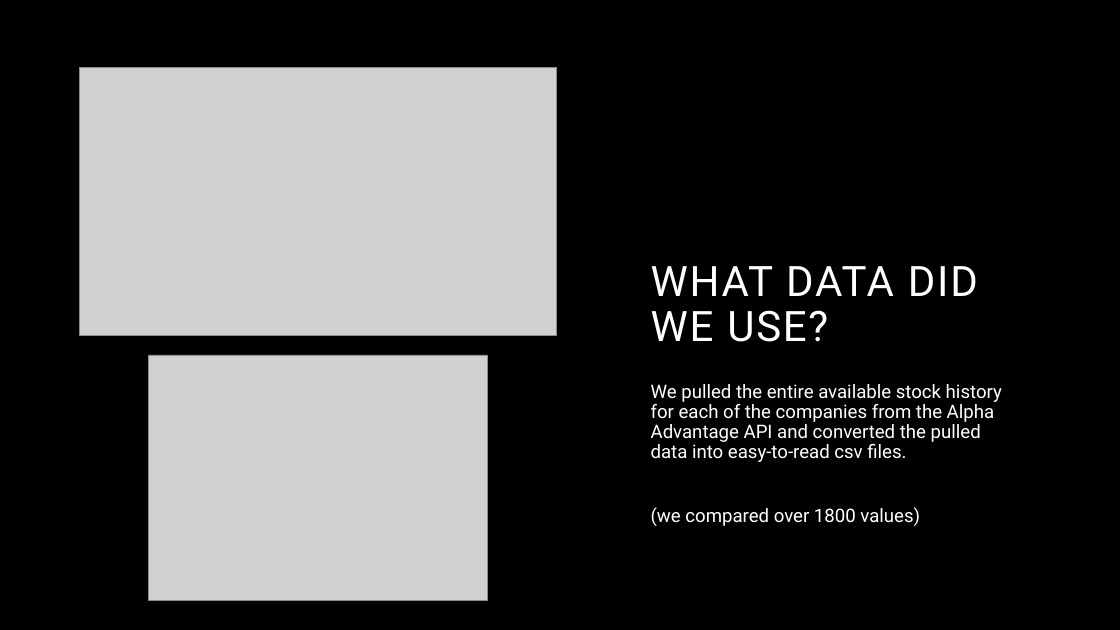
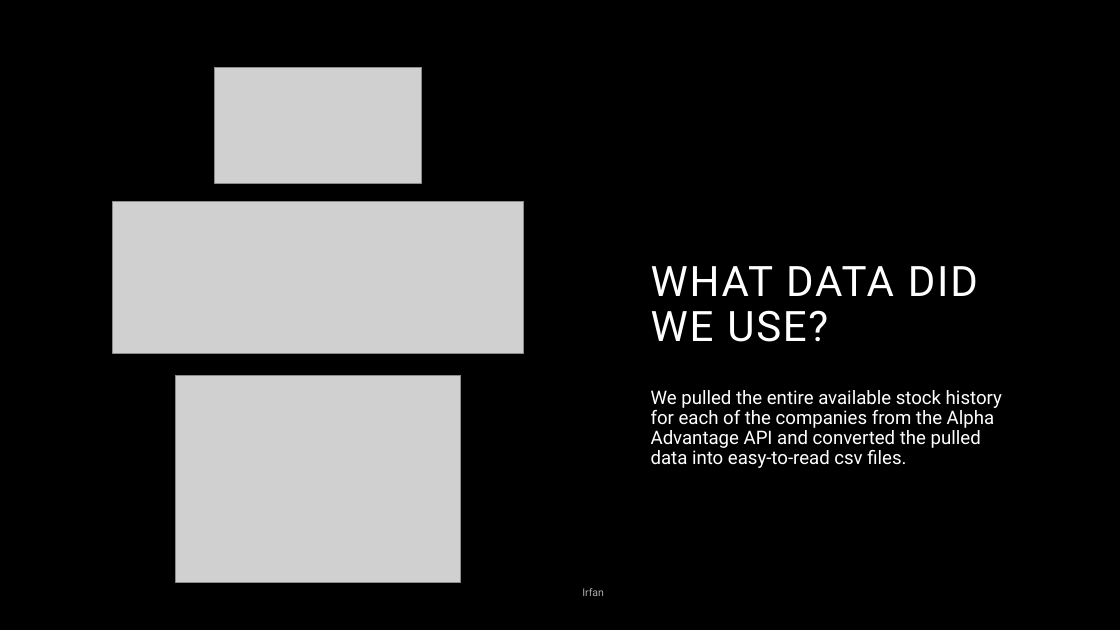
Before and after one commit to proctorsjackson/group_3_project_1, a slide deck: slide 4 of Powerpoint.pptx. Drawn at 1120x630 pixels with LibreOffice and Linux fonts; fonts in the diff are those of the drawing; grey boxes stand for pictures; background and template pictures are left out. Boxes give left, top, right and bottom in pixels: in the first picture for what was removed or moved away, otherwise in the second. Text is boxed around its words. In the diff, an @@ line names an element or a change of style, - is before the commit and + after.

Commit message:
update powerpoint

```diff
--- a/Powerpoint.pptx
+++ b/Powerpoint.pptx
@@ picture: place and size @@
-picture at [80,67,557,335]
+picture at [215,67,422,183]
@@ picture added at [113,202,524,353] @@
@@ picture: place and size @@
-picture at [149,355,487,601]
+picture at [176,375,461,581]
@@ subtitle at [651,507,920,526]: paragraph removed @@
-(we compared over 1800 values)
@@ text added at [582,588,604,596], 9 pt, text #AFABAB @@
+Irfan
```
Also in this commit, not shown: 5 other slides changed, 2 slides added, 1 other file.
